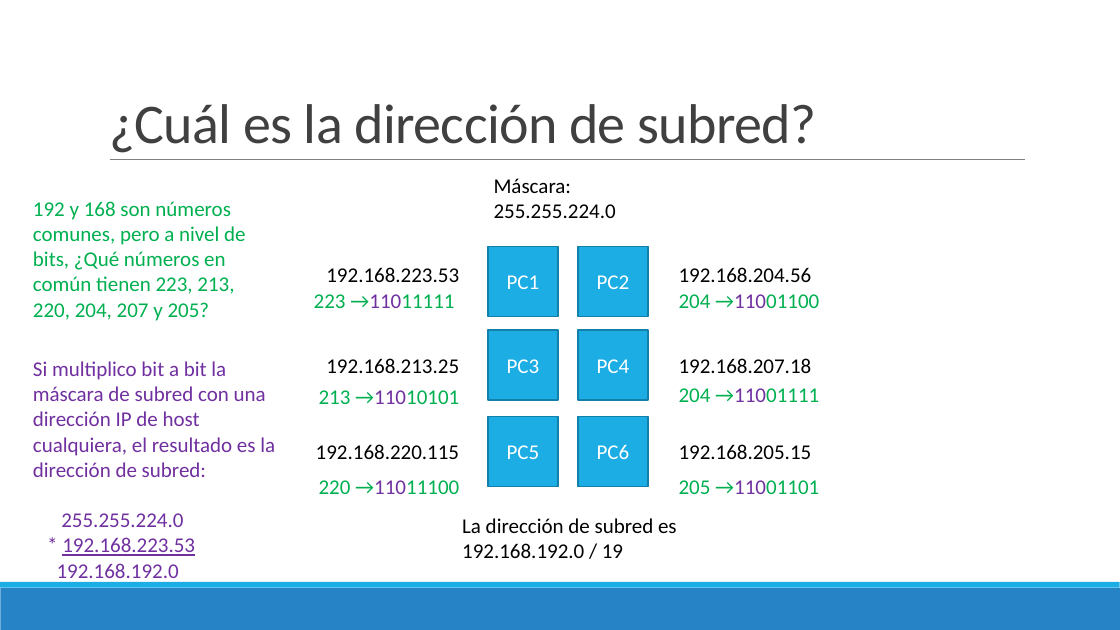
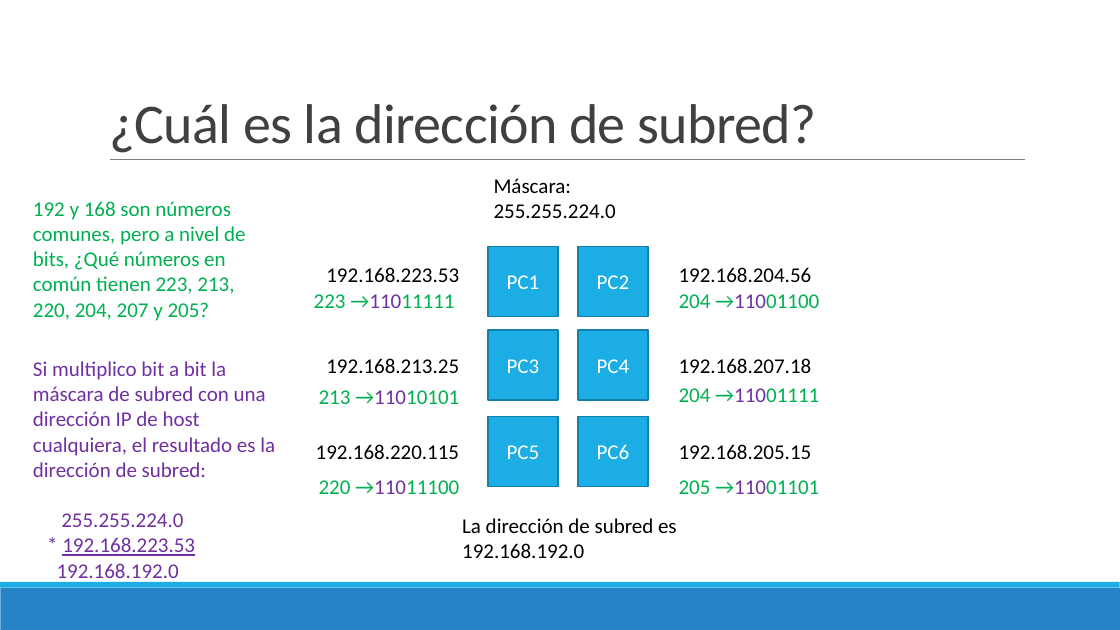
Before and after one commit to Domiciano/ProgramacionEnRed191, a slide deck: slide 23 of Semana 2/Presentación.pptx. Drawn at 1120x630 pixels with LibreOffice and Linux fonts; fonts in the diff are those of the drawing. Boxes give left, top, right and bottom in pixels: in the first picture for what was removed or moved away, otherwise in the second. Text is boxed around its words. In the diff, an @@ line names an element or a change of style, - is before the commit and + after.

```diff
--- a/Semana 2/Presentación.pptx
+++ b/Semana 2/Presentación.pptx
@@ text at (x1=462, y1=543, x2=584, y2=558): text changed @@
-192.168.192.0 / 19
+192.168.192.0
```
Also in this commit, not shown: 3 other files.
